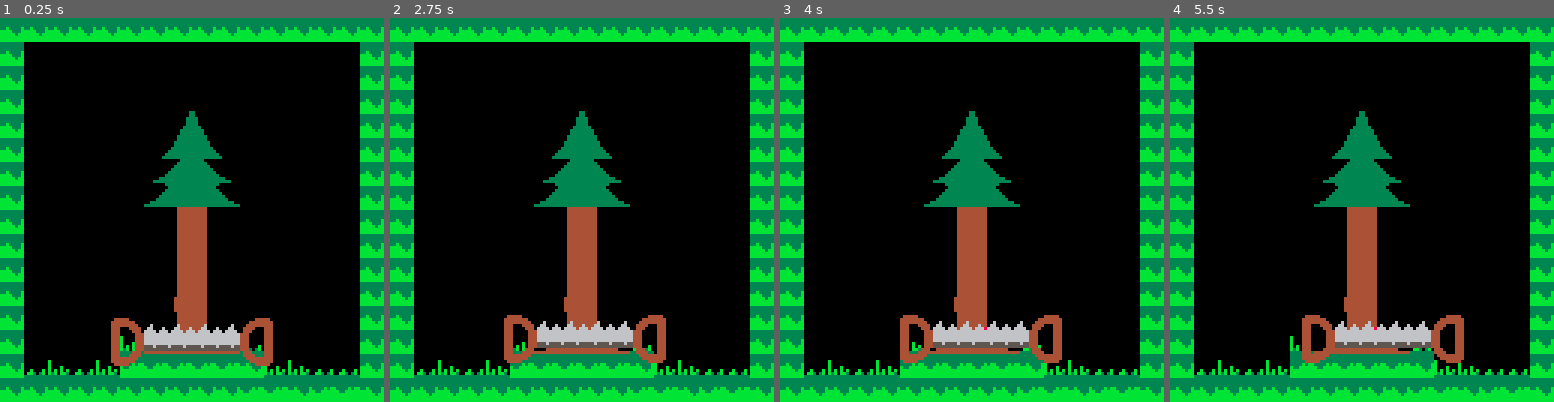
Above: before the commit, frames 1-4 (left to right).
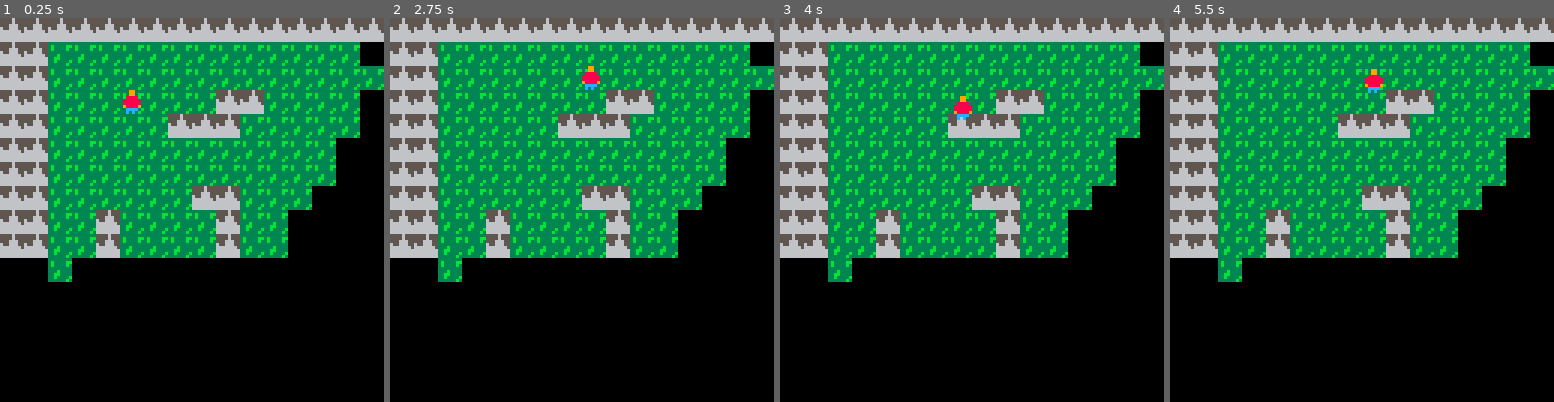
Above: after the commit, the same moments.

Repository: Fabi14/Auf-jeden-Fall
Game: PICO-8 cartridge ajf.p8
The game is run twice, just before and just after one commit, with the same random seed, the same clock (stepped at 60 frames per second) and the same inputs.
Inputs:
- Up to frame 1 (0.25 s): no input
- Up to frame 2 (2.75 s): tap O (Z key) at 0.7, 1.7, 2.1, 2.5 s; hold Right 1.6-2.1 s; hold Up 2.15-2.42 s; hold Right from 2.47 s (still down)
- Up to frame 3 (4 s): tap O (Z key) at 2.9, 3.3, 3.7 s; release Right at 3.03 s; hold Left 3.08-3.58 s; hold Down 3.63-3.97 s
- Up to frame 4 (5.5 s): hold Right 4.02-4.68 s; tap O (Z key) every 0.4 s from 4.1 to 5.3 s; hold Up 4.73-5.03 s; hold Left from 5.08 s (still down)

The runs differ from the first frame. In frame 1, 75% of the frame differs, in the area x 0-100%, y 0-100%; in frame 2, 75%; in frame 3, 75%; in frame 4, 75%.

Commit message:
iso: player movement (part 1)

Diff:
--- a/ajf.p8
+++ b/ajf.p8
@@ -16,6 +16,39 @@
     return v
 end
 -->8
+--iso
+create_game_object = function (x,y,sprite,t)
+    local go ={p=vec(x,y),s=sprite}
+    go.timer = 0
+    go.timer_max = t
+    go.draw = function (go)
+        spr(go.s+(go.timer>go.timer_max*0.5 and 1 or 0),go.p.x,go.p.y)
+    end
+    return go
+end
+
+create_player = function (x,y,sprite,t)
+    local p =create_game_object(x,y,sprite,t)
+    p.update = function ()
+        if(btn(0)) p.p.x -=1
+        if(btn(1)) p.p.x +=1
+        if(btn(2)) p.p.y -=1
+        if(btn(3)) p.p.y +=1
+        if btn(0) or btn(1) or btn(2) or btn(3) then
+            p.timer+=1
+            p.timer = p.timer>p.timer_max and 0 or p.timer
+        end
+    end
+    return p
+end
+
+camera_toPlayer = function(player)
+    luc = player.p + vec(-64,-64)
+    camera(luc.x>0 and luc.x or 0 ,luc.y>17*8 and luc.y or 17*8)
+end
+
+
+-->8
 --saw/ tree
 create_saw = function()
     local saw = {p=vec(64,108),dx=0}
@@ -66,21 +98,34 @@
 -->8
 --init
 _init = function ()
-    mode = mode_2d_saw
+    mode = mode_iso
     saw,tree = create_saw(),create_tree()
+
+    go_iso ={player = create_player(5*8,20*8,68,20)}
 end
 -->8
 --draw
 
 _draw = function()
     cls(0)
-    map(0,0,0,0,16,16)
-    tree:draw()
-    saw:draw()
-    if mode == mode_2d_saw then
-        circfill(63,95,5,4)
-    end
-    print(debug,0,0)
+
+    if mode == mode_iso then
+        camera_toPlayer(go_iso.player)
+        map(0,0,0,0)
+        go_iso.player:draw()
+
+        camera(0,0)
+    else
+        map(0,0,0,0,16,16)
+        tree:draw()
+        saw:draw()
+        if mode == mode_2d_saw then
+            circfill(63,95,5,4)
+        end
+    end
+
+
+    print(debug,0,0,8)
 end
 -->8
 --update
@@ -90,6 +135,8 @@
         saw:update()
     elseif mode == mode_2d_falling then
         if( tree.a<0.25)tree.a+=0.001
+    elseif mode == mode_iso then
+       go_iso.player:update()
     end
 end
 
@@ -126,14 +173,14 @@
 00000000000000000000000000000000333333333333333300000000000033333333333333333333333300000000004444444444444444444400000000000000
 00000000000000000000000000000003333333333333333330000000003333333333333333333333333333000000444444444444444444444444000000000000
 00000000000000000000000000000033333333333333333333000000333333333333333333333333333333334444444444444444444444444444444400000000
-000000ffff0000000000000000000000000000000000000000000000000000000000000000000000000000000000000000000000000000000000000000000000
-00000f0000f000000000000000000000000000000000000000000000000000000000000000000000000000000000000000000000000000000000000000000000
-0000f000000f00000000000000000000000000000000000000000000000000000000000000000000000000000000000000000000000000000000000000000000
-0000f000000f00000000000000000000000000000000000000000000000000000000000000000000000000000000000000000000000000000000000000000000
-0000f000000f00000000000000000000000000000000000000000000000000000000000000000000000000000000000000000000000000000000000000000000
-0000f000000f00000000000000000000000000000000000000000000000000000000000000000000000000000000000000000000000000000000000000000000
-00000f0000f000000000000000000000000000000000000000000000000000000000000000000000000000000000000000000000000000000000000000000000
-000000ffff0000000000000000000000000000000000000000000000000000000000000000000000000000000000000000000000000000000000000000000000
+000000ffff0000000000000000000000000990000009900033333333555565550000000000000000000000000000000000000000000000000000000000000000
+00000f0000f00000000000000000000000099000000990003b3333bb555565550000000000000000000000000000000000000000000000000000000000000000
+0000f000000f0000000000000000000000888800008888003b3333b3555666550000000000000000000000000000000000000000000000000000000000000000
+0000f000000f00000000000000000000088888800888888033333333655666550000000000000000000000000000000000000000000000000000000000000000
+0000f000000f000000000000000000000888888008888880333b3333666666650000000000000000000000000000000000000000000000000000000000000000
+0000f000000f00000000000000000000098888909088889033bb3333666666660000000000000000000000000000000000000000000000000000000000000000
+00000f0000f00000000000000000000000cccc0000cccc0033b3333b666666660000000000000000000000000000000000000000000000000000000000000000
+000000ffff000000000000000000000000c0c000000c0c00333333b3666666660000000000000000000000000000000000000000000000000000000000000000
 0000000ff00000000000000000000000000000000000000000000000000000000000000000000000000000000000000000000000000000000000000000000000
 0000000ff00000000000000000000000000000000000000000000000000000000000000000000000000000000000000000000000000000000000000000000000
 0000000ff00000000000000000000000000000000000000000000000000000000000000000000000000000000000000000000000000000000000000000000000
@@ -167,3 +214,15 @@
 1a00000000093b3c3d3e0a000000001a002b2c2d2e0000000000000000000000000000000000000000000000000000000000000000000000000000000000000000000000000000000000000000000000000000000000000000000000000000000000000000000000000000000000000000000000000000000000000000000000
 1a0a090a0919191919191a09090a0a1a00000000000000000000000000000000000000000000000000000000000000000000000000000000000000000000000000000000000000000000000000000000000000000000000000000000000000000000000000000000000000000000000000000000000000000000000000000000
 1a1a1a1a1a1a1a1a1a1a19191a19191a00000000000000000000000000000000000000000000000000000000000000000000000000000000000000000000000000000000000000000000000000000000000000000000000000000000000000000000000000000000000000000000000000000000000000000000000000000000
+4747474701474747474747474747474700000000000000000000000000000000000000000000000000000000000000000000000000000000000000000000000000000000000000000000000000000000000000000000000000000000000000000000000000000000000000000000000000000000000000000000000000000000
+4747474747474747474747474747474700000000000000000000000000000000000000000000000000000000000000000000000000000000000000000000000000000000000000000000000000000000000000000000000000000000000000000000000000000000000000000000000000000000000000000000000000000000
+4747464646464646464646464646460000000000000000000000000000000000000000000000000000000000000000000000000000000000000000000000000000000000000000000000000000000000000000000000000000000000000000000000000000000000000000000000000000000000000000000000000000000000
+4747464646464646464646464646464600000000000000000000000000000000000000000000000000000000000000000000000000000000000000000000000000000000000000000000000000000000000000000000000000000000000000000000000000000000000000000000000000000000000000000000000000000000
+4747464646464646464747464646460000000000000000000000000000000000000000000000000000000000000000000000000000000000000000000000000000000000000000000000000000000000000000000000000000000000000000000000000000000000000000000000000000000000000000000000000000000000
+4747464646464647474746464646460000000000000000000000000000000000000000000000000000000000000000000000000000000000000000000000000000000000000000000000000000000000000000000000000000000000000000000000000000000000000000000000000000000000000000000000000000000000
+4747464646464646464646464646000000000000000000000000000000000000000000000000000000000000000000000000000000000000000000000000000000000000000000000000000000000000000000000000000000000000000000000000000000000000000000000000000000000000000000000000000000000000
+4747464646464646464646464646000000000000000000000000000000000000000000000000000000000000000000000000000000000000000000000000000000000000000000000000000000000000000000000000000000000000000000000000000000000000000000000000000000000000000000000000000000000000
+4747464646464646474746464600000000000000000000000000000000000000000000000000000000000000000000000000000000000000000000000000000000000000000000000000000000000000000000000000000000000000000000000000000000000000000000000000000000000000000000000000000000000000
+4747464647464646464746460000000000000000000000000000000000000000000000000000000000000000000000000000000000000000000000000000000000000000000000000000000000000000000000000000000000000000000000000000000000000000000000000000000000000000000000000000000000000000
+4747464647464646464746460000000000000000000000000000000000000000000000000000000000000000000000000000000000000000000000000000000000000000000000000000000000000000000000000000000000000000000000000000000000000000000000000000000000000000000000000000000000000000
+0000460000000000000000000000000000000000000000000000000000000000000000000000000000000000000000000000000000000000000000000000000000000000000000000000000000000000000000000000000000000000000000000000000000000000000000000000000000000000000000000000000000000000
